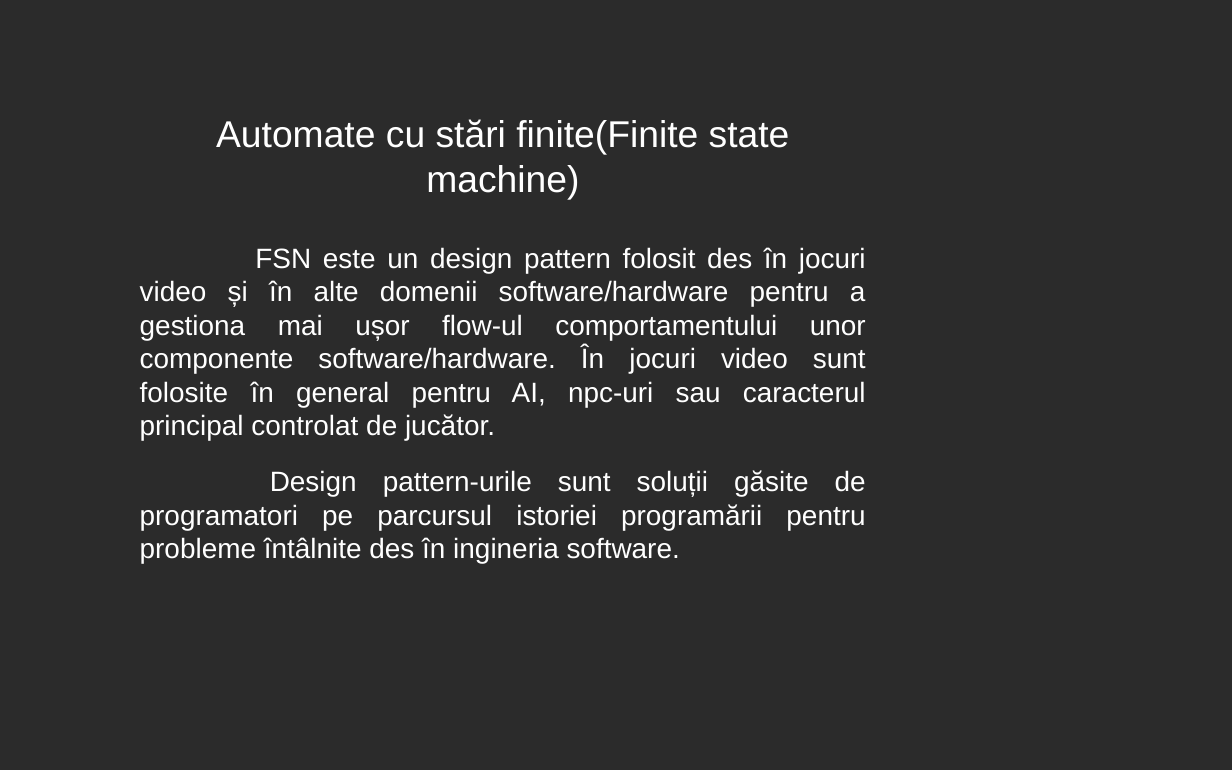
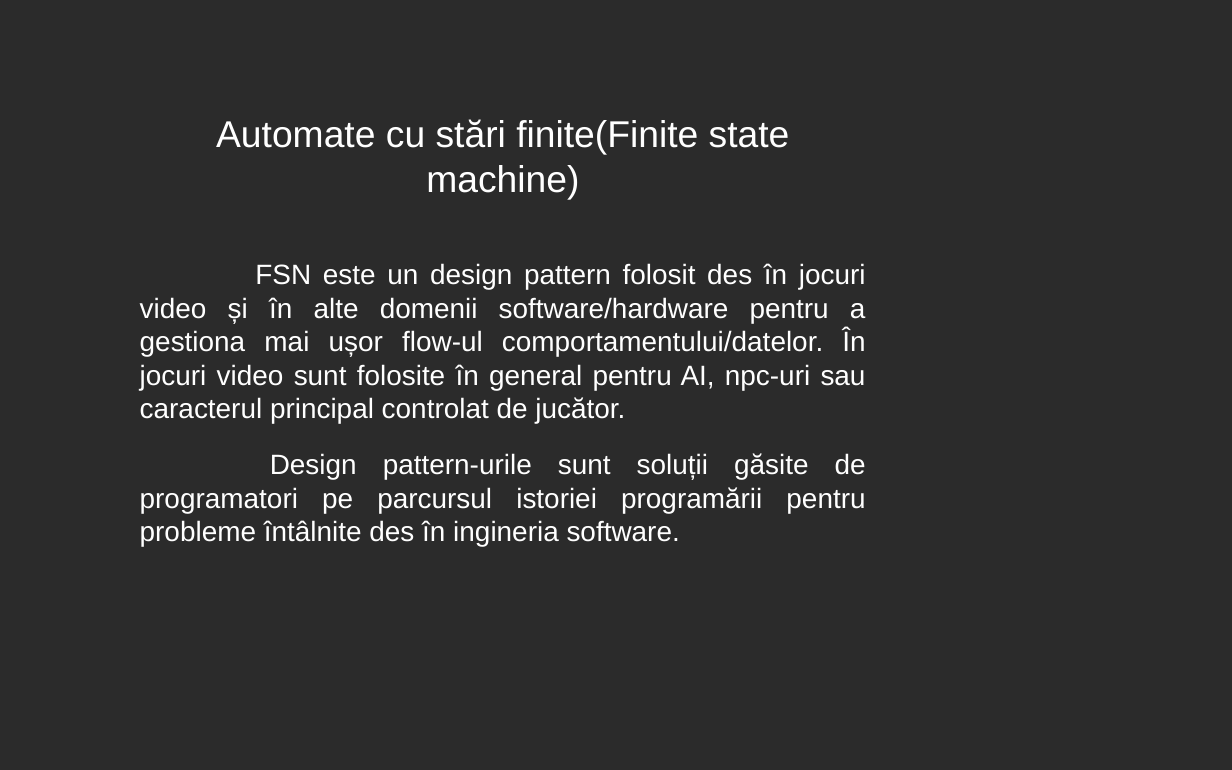
Before and after one commit to 0xspiderr/gdc-upt-presentations, a slide deck: slide 18 of presentation_3/presentation_3.odp (slide 14 before the commit). Drawn at 1232x770 pixels with LibreOffice and Linux fonts; fonts in the diff are those of the drawing; background and template pictures are left out; a plain dark background stands for a picture behind light text. Boxes give left, top, right and bottom in pixels: in the first picture for what was removed or moved away, otherwise in the second. Text is boxed around its words. In the diff, an @@ line names an element or a change of style, - is before the commit and + after.

```diff
--- a/presentation_3/presentation_3.odp
+++ b/presentation_3/presentation_3.odp
@@ text at (x1=140, y1=263, x2=866, y2=424): text changed @@
-FSN este un design pattern folosit des în jocuri video și în alte domenii software/hardware pentru a gestiona mai ușor flow-ul comportamentului unor componente software/hardware. În jocuri video sunt folosite în general pentru AI, npc-uri sau caracterul principal controlat de jucător.
+FSN este un design pattern folosit des în jocuri video și în alte domenii software/hardware pentru a gestiona mai ușor flow-ul comportamentului/datelor. În jocuri video sunt folosite în general pentru AI, npc-uri sau caracterul principal controlat de jucător.
```
Also in this commit, not shown: 38 slides added, 23 other files.
